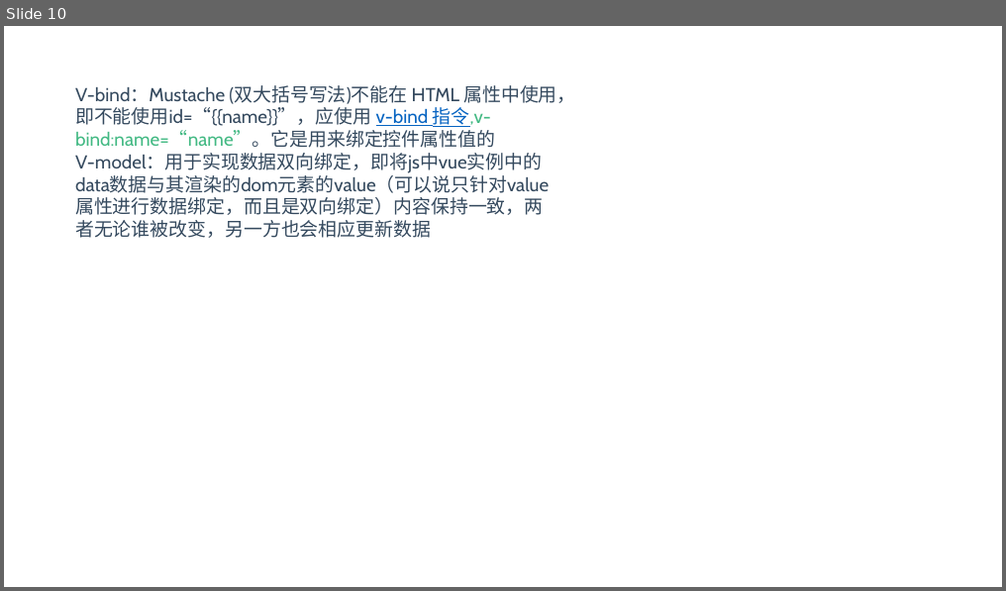
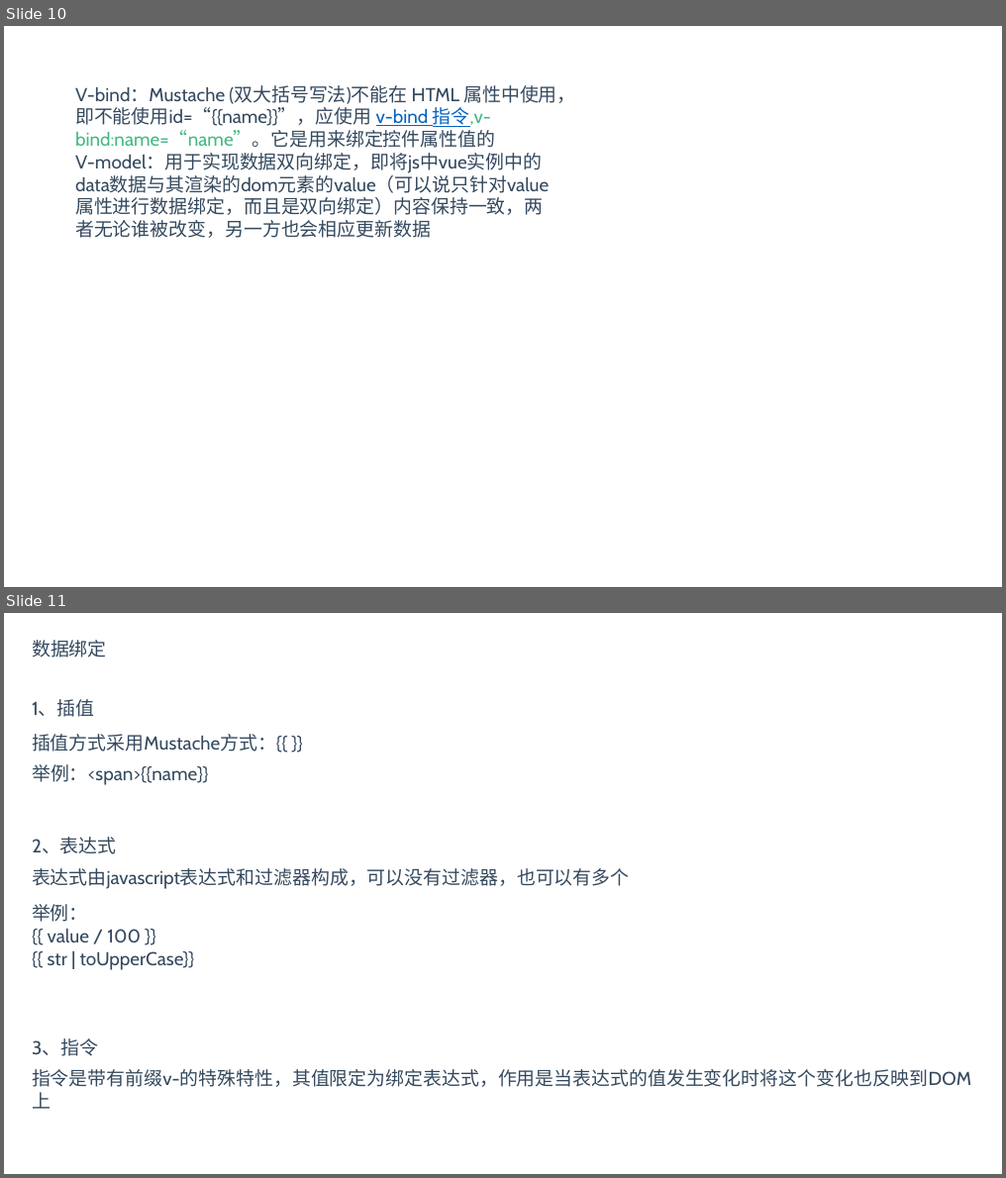
Before and after one commit to BinMarshall/studing, a slide deck: Vue/vue.pptx. Shown one above the other, each under a label of ours: slide 10 before the commit, slides 10 and 11 after it. The pictures are 1006x591 and 1006x1178 pixels, drawn with LibreOffice and Linux fonts; fonts in the diff are those of the drawing. Boxes give left, top, right and bottom in pixels: in the first picture for what was removed or moved away, otherwise in the second. Text is boxed around its words. In the diff, an @@ line names an element or a change of style, - is before the commit and + after.

```diff
--- a/Vue/vue.pptx
+++ b/Vue/vue.pptx
@@ slide 11 added at (x1=4, y1=613, x2=1002, y2=1174), background #FFFFFF @@
@@ text added at (x1=32, y1=640, x2=107, y2=658), 18 pt, text #34495E @@
+数据绑定
@@ text added at (x1=32, y1=699, x2=94, y2=717), 18 pt, text #34495E @@
+1、插值
@@ text added at (x1=32, y1=734, x2=287, y2=753), 18 pt, text #34495E @@
+插值方式采用Mustache方式：{{ }}
@@ text added at (x1=32, y1=764, x2=208, y2=785), 18 pt, text #34495E @@
+举例：<span>{{name}}
@@ text added at (x1=32, y1=837, x2=117, y2=855), 18 pt, text #34495E @@
+2、表达式
@@ text added at (x1=32, y1=868, x2=629, y2=889), 18 pt, text #34495E @@
+表达式由javascript表达式和过滤器构成，可以没有过滤器，也可以有多个
@@ text added at (x1=32, y1=904, x2=194, y2=970), 18 pt, text #34495E @@
+举例：
+{{ value / 100 }}
+{{ str | toUpperCase}}
@@ text added at (x1=32, y1=1040, x2=98, y2=1057), 18 pt, text #34495E @@
+3、指令
@@ text added at (x1=32, y1=1069, x2=971, y2=1087), 18 pt, text #34495E @@
+指令是带有前缀v-的特殊特性，其值限定为绑定表达式，作用是当表达式的值发生变化时将这个变化也反映到DOM上
```
Also in this commit, not shown: 4 other slides added.
